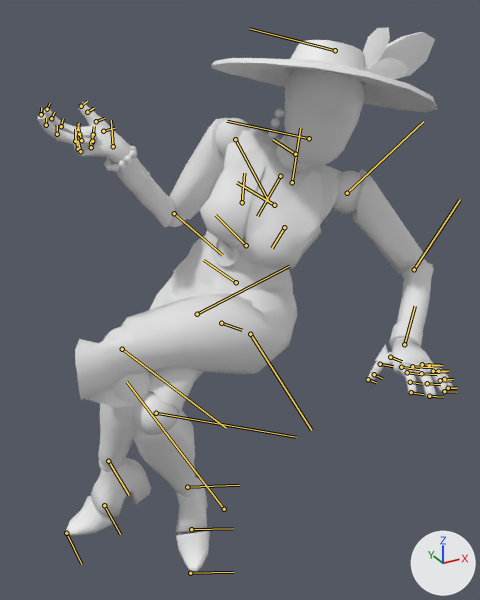
One commit to the FBX model TRUE_ENTROPY_UNITYPROJECT/Assets/Animation/Ruth-ish/VN/Lean.fbx: the scene before it, then after it.
Rendered twice from a 50 mm camera at (-0.652, -1.274, 1.247) aimed at (-0.035, -0.152, 0.686). Every picture has the same lights, and +X, +Y and +Z are marked at lower right. Both versions are drawn at frame 21 of the action 'Take 001'; the numbers are the values there. The bones that bend it are drawn over the model as lines.

Objects in the first picture: 'Belt', 'Body', 'Dress', 'Feather00', 'Feather02', 'Glove', 'Hat', 'Necklace', 'Torso'.
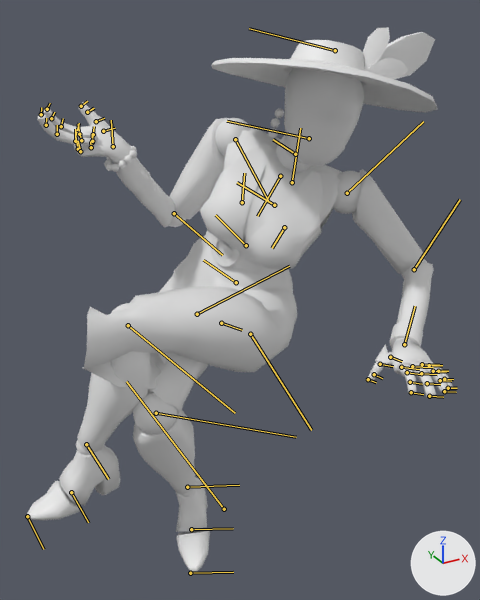
Changed parts and their boxes [x1, y1, x2, y2] in the pictures (480 x 600 px):
'Body', posed (6% wider): before [98, 68, 453, 497]; after [76, 68, 453, 497]
'Dress', posed: before [75, 137, 333, 411]; after [82, 137, 333, 412]
'Necklace', posed (27% wider, 10% taller): before [66, 457, 210, 572]; after [27, 445, 210, 572]

The edits, one by one:
Bone 'Tina_L_Leg_Thigh' (bone_tina_l_leg_thigh) turns from (39, -37, -58) to (46, -45, -69) degrees about its own x, y and z.
